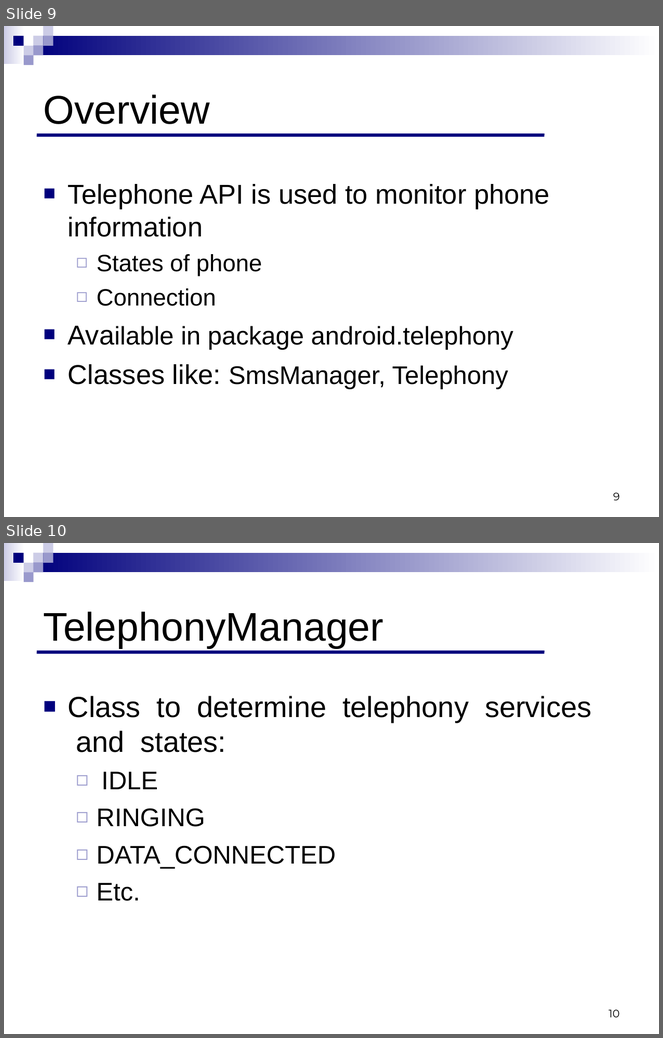
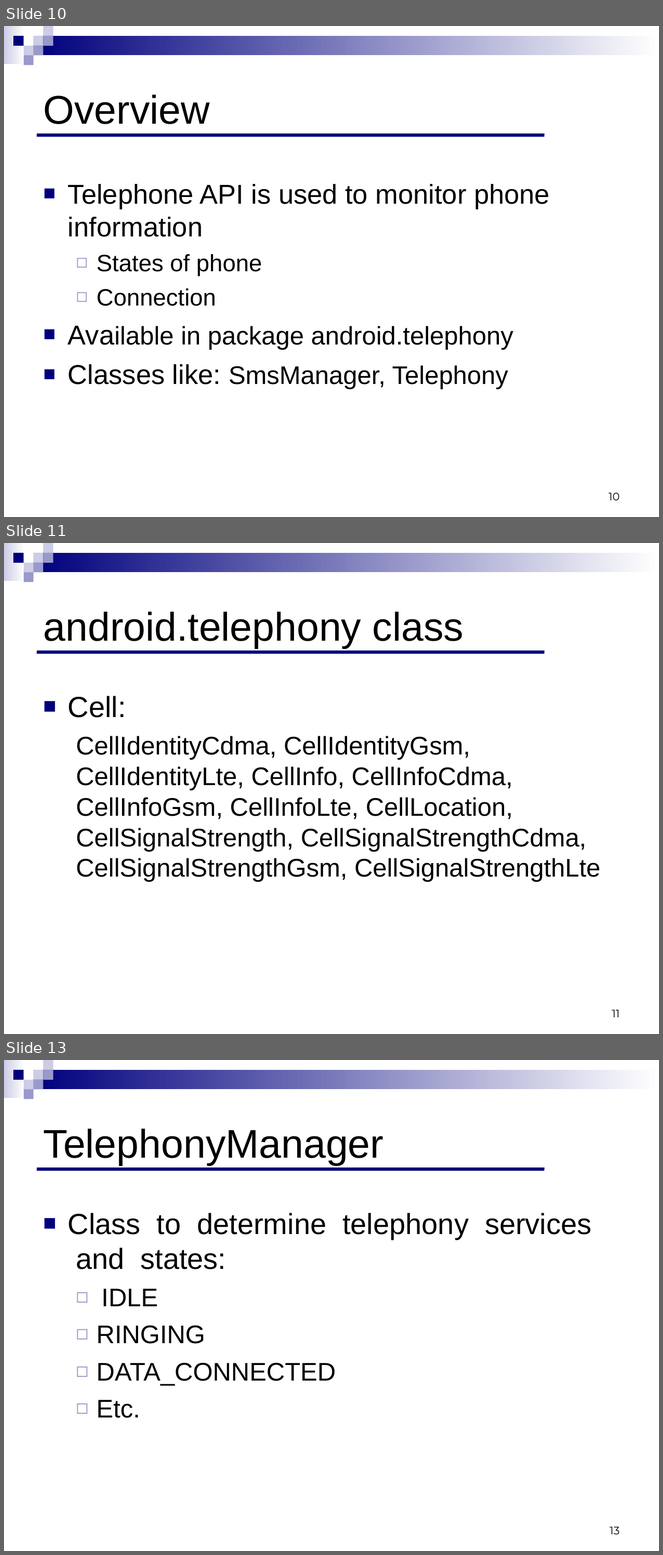
Before and after one commit to ndavidor/SmsTelephony, a slide deck: Telephony&SMS.ppt. Shown one above the other, each under a label of ours: slides 9 and 10 before the commit, slides 10, 11 and 13 after it; the slides between them are not shown. The pictures are 663x1038 and 663x1555 pixels, drawn with LibreOffice and Linux fonts; fonts in the diff are those of the drawing. Boxes give left, top, right and bottom in pixels: in the first picture for what was removed or moved away, otherwise in the second. Text is boxed around its words. In the diff, an @@ line names an element or a change of style, - is before the commit and + after.

```diff
--- a/Telephony&SMS.ppt
+++ b/Telephony&SMS.ppt
@@ slide 11 added at <box>4,543,659,1034</box>, background #FFFFFF; not listed: 9 template elements that a slide beside it also shows @@
@@ title added at <box>44,612,464,649</box>, 44 pt, text #000000 @@
+android.telephony class
@@ line added from (37, 652) to (545, 652), #00007D 3.49 pt @@
@@ text added at <box>68,696,600,882</box>, 28 pt, text #000000 @@
+■ Cell:
+  CellIdentityCdma, CellIdentityGsm, CellIdentityLte, CellInfo, CellInfoCdma, CellInfoGsm, CellInfoLte, CellLocation, CellSignalStrength, CellSignalStrengthCdma, CellSignalStrengthGsm, CellSignalStrengthLte
@@ page number added at <box>612,1010,620,1018</box>, 12 pt, text #000000 @@
+11
@@ what was slide 9 is now slide 10 @@
@@ page number at <box>609,493,620,501</box>: text changed @@
-9
+10
@@ what was slide 10 is now slide 13 @@
@@ page number at <box>610,1527,620,1535</box>: text changed @@
-10
+13
```
Also in this commit, not shown: 21 slides changed, 8 other slides added.
